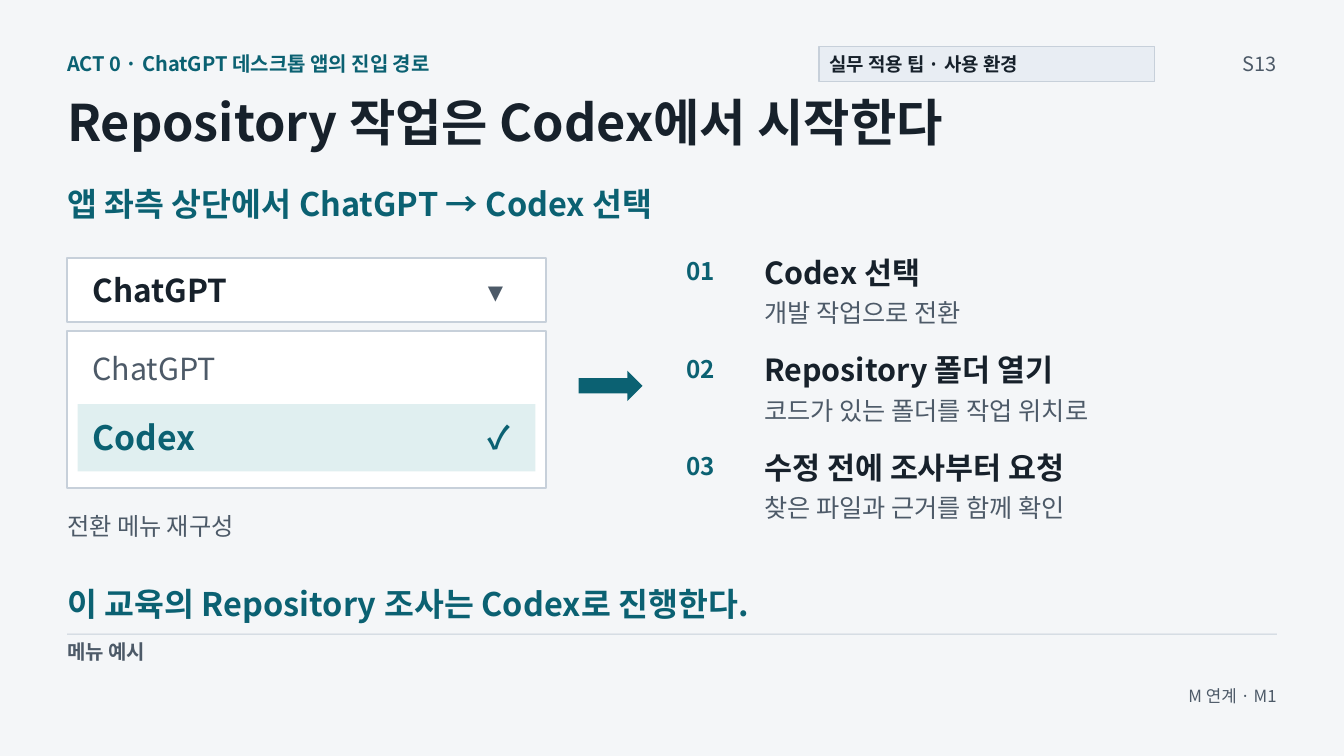
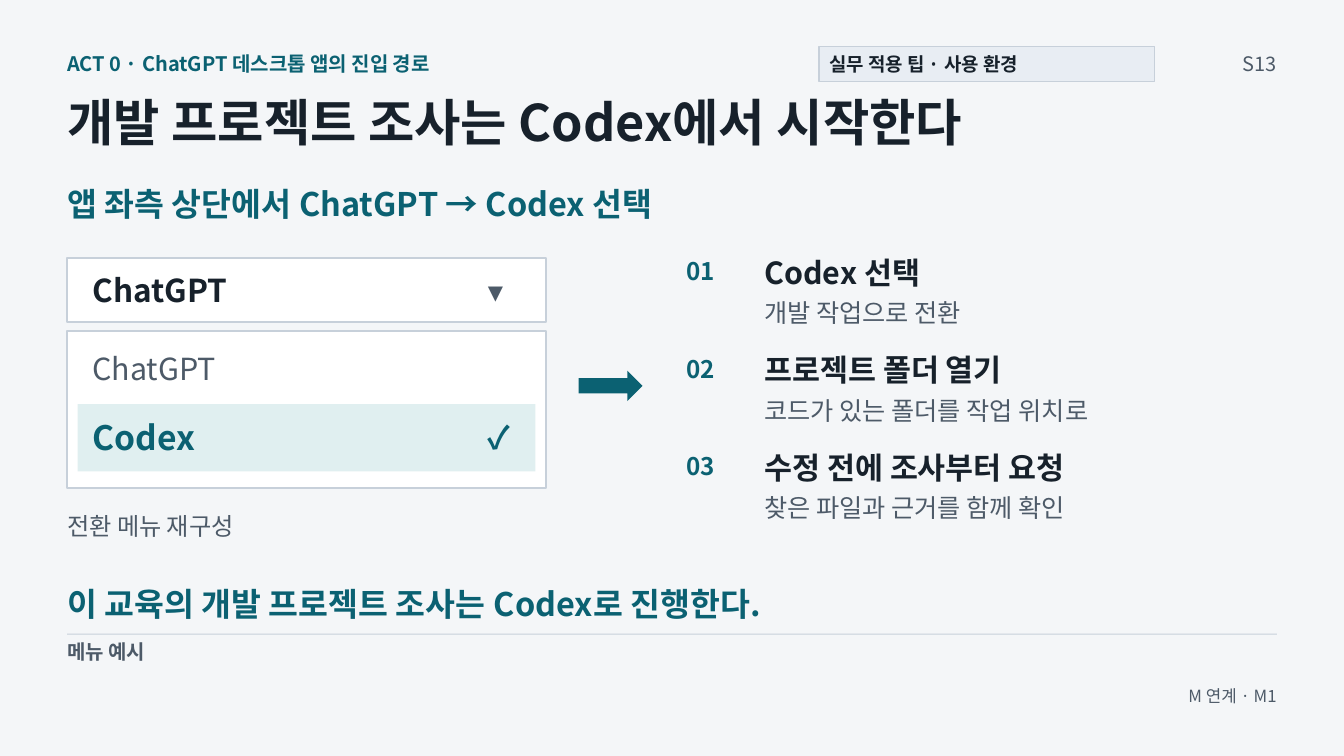
Before and after one commit to GideokKim/ai-dev-training, a slide deck: slide 13 of production/ACT_0.pptx. Drawn at 1344x756 pixels with LibreOffice and Linux fonts; fonts in the diff are those of the drawing. Boxes give left, top, right and bottom in pixels: in the first picture for what was removed or moved away, otherwise in the second. Text is boxed around its words. In the diff, an @@ line names an element or a change of style, - is before the commit and + after.

```diff
--- a/production/ACT_0.pptx
+++ b/production/ACT_0.pptx
@@ text at (67, 98, 962, 146): text changed @@
-Repository 작업은 Codex에서 시작한다
+개발 프로젝트 조사는 Codex에서 시작한다
@@ text at (764, 355, 1002, 384): text changed @@
-Repository 폴더 열기
+프로젝트 폴더 열기
@@ text at (67, 588, 762, 619): text changed @@
-이 교육의 Repository 조사는 Codex로 진행한다.
+이 교육의 개발 프로젝트 조사는 Codex로 진행한다.
```
Also in this commit, not shown: 5 other slides changed, 44 other files.
